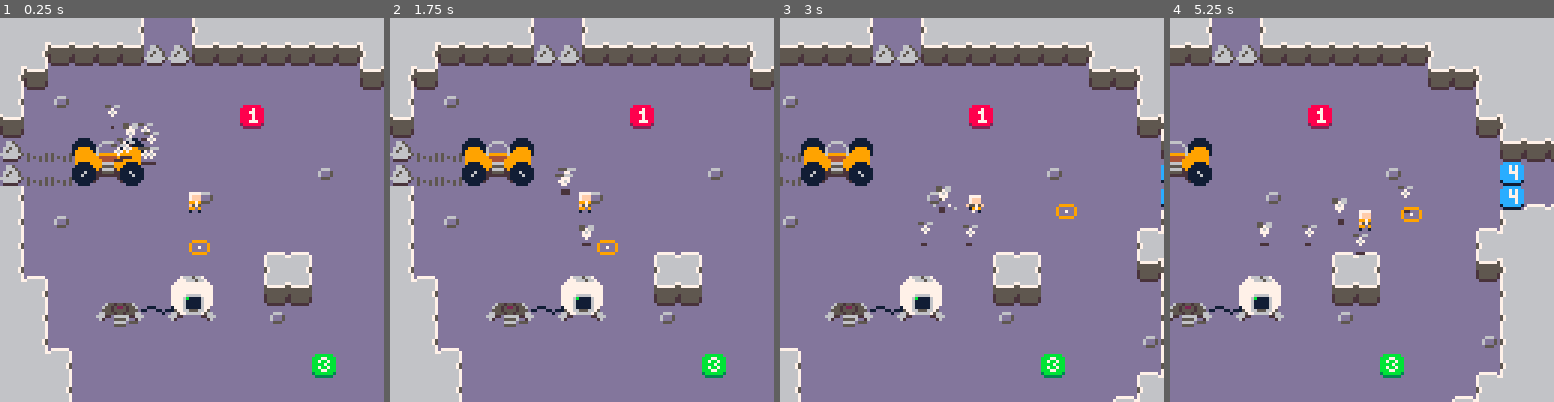
Above: before the commit, frames 1-4 (left to right).
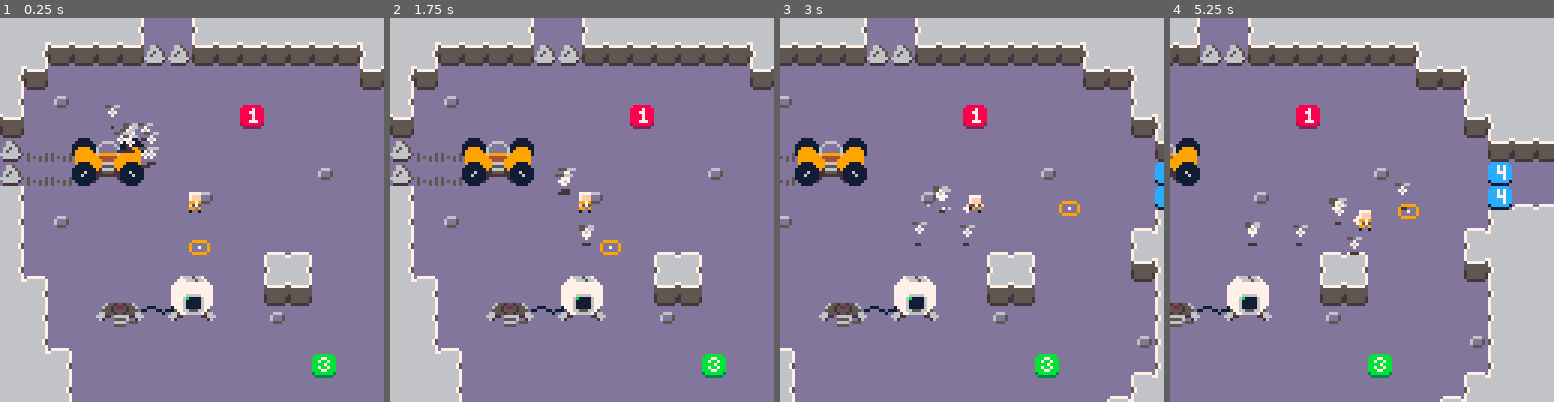
Above: after the commit, the same moments.

Repository: kevinthompson/moonbreak-p8
Game: PICO-8 cartridge moonbreak.p8
Two runs of this game, one before a commit and one after it. Both use one fixed random seed, a clock stepped at 60 frames per second and the inputs below.
Inputs:
- Up to frame 1 (0.25 s): no input
- Up to frame 2 (1.75 s): tap X (X key) at 0.33, 1.07 s; tap O (Z key) at 0.7, 1.7 s; hold Right from 1.6 s (still down)
- Up to frame 3 (3 s): tap X (X key) at 1.85, 2.97 s; release Right at 2.1 s; tap O (Z key) at 2.1, 2.5, 2.9 s; hold Up 2.15-2.42 s; hold Right from 2.47 s (still down)
- Up to frame 4 (5.25 s): release Right at 3.03 s; hold Left 3.08-3.58 s; tap O (Z key) every 0.4 s from 3.3 to 4.9 s; hold Down 3.63-3.97 s; hold Right 4.02-4.68 s; tap X (X key) at 4.08, 5.2 s; hold Up 4.73-5.03 s; hold Left from 5.08 s (still down)

The runs differ from the first frame. In frame 1, 0.3% of the frame differs, in the area x 28-40%, y 28-40%; in frame 2, 0.1%; in frame 3, 10%; in frame 4, 14%, in the area x 0-100%, y 0-100%.

Commit message:
feat: add line-of-sight helper

Diff:
--- a/scripts/entities/cursor.lua
+++ b/scripts/entities/cursor.lua
@@ -2,7 +2,7 @@
   x = 66,
   y = 76,
   map_collision = true,
-  speed = .75,
+  speed = .8,
   recall_radius = 0,
 
   update = function(_ENV)
--- a/scripts/entities/entity.lua
+++ b/scripts/entities/entity.lua
@@ -167,12 +167,18 @@
     target = new_target
     if (not target) return
 
+    if not _ENV:can_see(target) then
+      path = #path > 0 and path or _ENV:find_path(target)
+      if (#path > 0) return _ENV:follow_path()
+    else
+      path = {}
+    end
+
     if (dist(_ENV, target) <= follow_distance) then
       _ENV:on_follow_stop()
       return false
     end
 
-    if (#path > 0) return _ENV:follow_path()
     return _ENV:move_toward(target)
   end,
 
@@ -182,15 +188,38 @@
     local px = 4 + path[1].x * 8
     local py = 4 + path[1].y * 8
 
-    _ENV:move_toward({x=px,y=py})
+    local ret = _ENV:move_toward({x=px,y=py})
 
     if dist(_ENV, {x=px,y=py}) < 1 then
       deli(path,1)
       if (#path == 0) _ENV:on_path_end()
     end
+
+    return ret
   end,
 
   find_path = function(_ENV, target)
-    return astar({x\8,y\8}, {target.x\8, target.y\8})
-  end
+    local full_path = astar({x\8,y\8}, {target.x\8, target.y\8})
+    deli(full_path,1)
+    return full_path
+  end,
+
+  can_see = function(_ENV, other, distance)
+    local d = distance or 128
+    local x1,y1,x2,y2 = x,y,other.x,other.y
+    local dx,dy=x2-x1,y2-y1
+    local adx,ady=abs(dx),abs(dy)
+    if (adx>d or ady>d) return --too far on any axis
+    if ((dx/d)*(dx/d)+(dy/d)*(dy/d)>1) return --fails mot's "within dist"
+    if (adx>ady) then
+     for i=0,dx,sgn(dx) do
+      if (fget(mget((x1+i)/8, (y1+i*dy/dx)/8),0)) return
+     end
+    else
+     for i=0,dy,sgn(dy) do
+      if (fget(mget((x1+i*dx/dy)/8, (y1+i)/8),0)) return
+     end
+    end
+    return true
+   end
 })
--- a/scripts/entities/player.lua
+++ b/scripts/entities/player.lua
@@ -4,9 +4,6 @@
   width = 4,
   height = 2,
   follow_distance = 24,
-
-  hitbox = {-1,3,-1,1},
-
   map_collision = true,
 
   speed=0.5,
